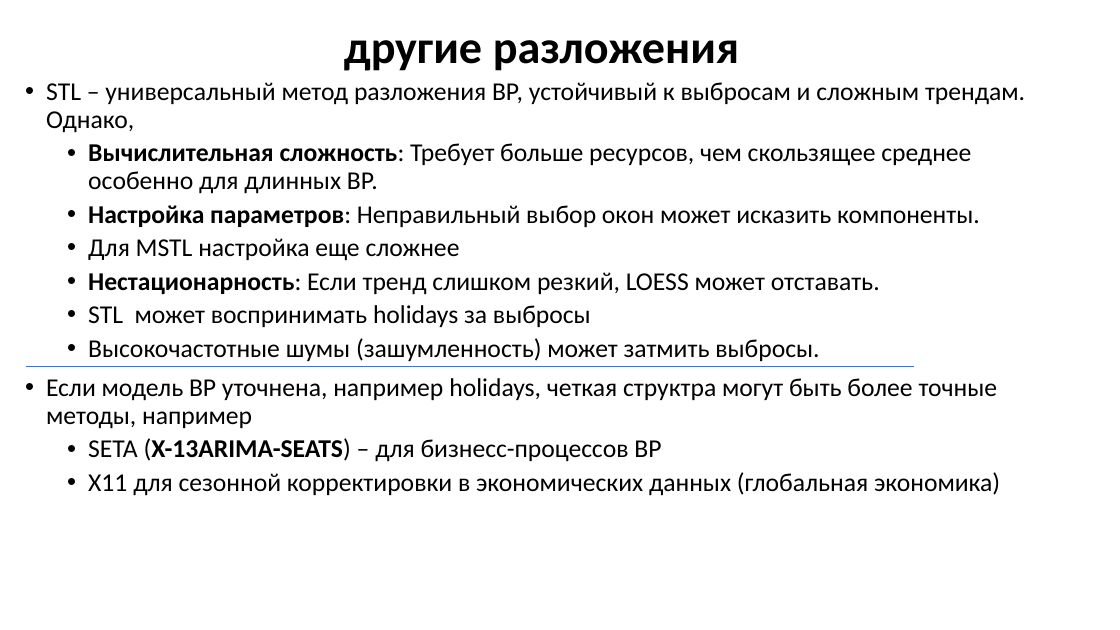
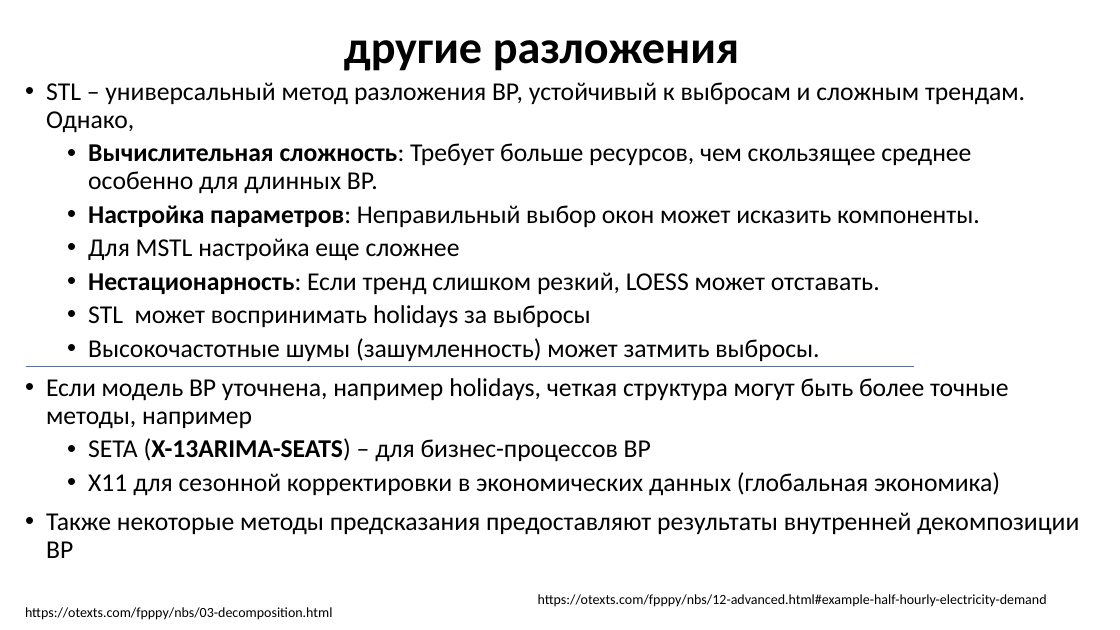
Before and after one commit to MVRonkin/TimeSeriesCourse, a slide deck: slide 24 of 2025/LEC/02-2 Разложение и наивное предсказание.pptx. Drawn at 1120x630 pixels with LibreOffice and Linux fonts; fonts in the diff are those of the drawing. Boxes give left, top, right and bottom in pixels: in the first picture for what was removed or moved away, otherwise in the second. Text is boxed around its words. In the diff, an @@ line names an element or a change of style, - is before the commit and + after.

```diff
--- a/2025/LEC/02-2 Разложение и наивное предсказание.pptx
+++ b/2025/LEC/02-2 Разложение и наивное предсказание.pptx
@@ text at bbox=[46, 378, 1009, 462]: text changed @@
-• Если модель ВР уточнена, например holidays, четкая структра могут быть более точные методы, например
-  • SETA (X-13ARIMA-SEATS) – для бизнесс-процессов ВР
+• Если модель ВР уточнена, например holidays, четкая структура могут быть более точные методы, например
+  • SETA (X-13ARIMA-SEATS) – для бизнес-процессов ВР
@@ text at bbox=[46, 512, 1079, 558]: paragraph added @@
+• Также некоторые методы предсказания предоставляют результаты внутренней декомпозиции ВР
@@ text added at bbox=[538, 594, 1047, 607], 12 pt, text #000000 @@
+https://otexts.com/fpppy/nbs/12-advanced.html#example-half-hourly-electricity-demand
@@ text added at bbox=[25, 607, 332, 620], 12 pt, text #000000 @@
+https://otexts.com/fpppy/nbs/03-decomposition.html
```
